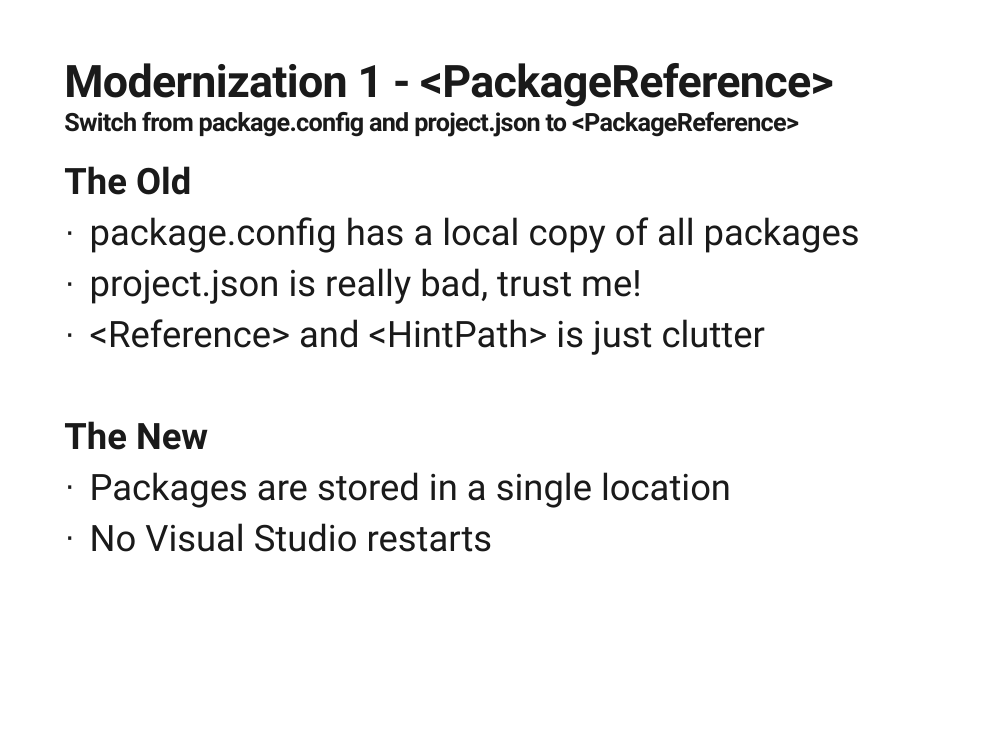
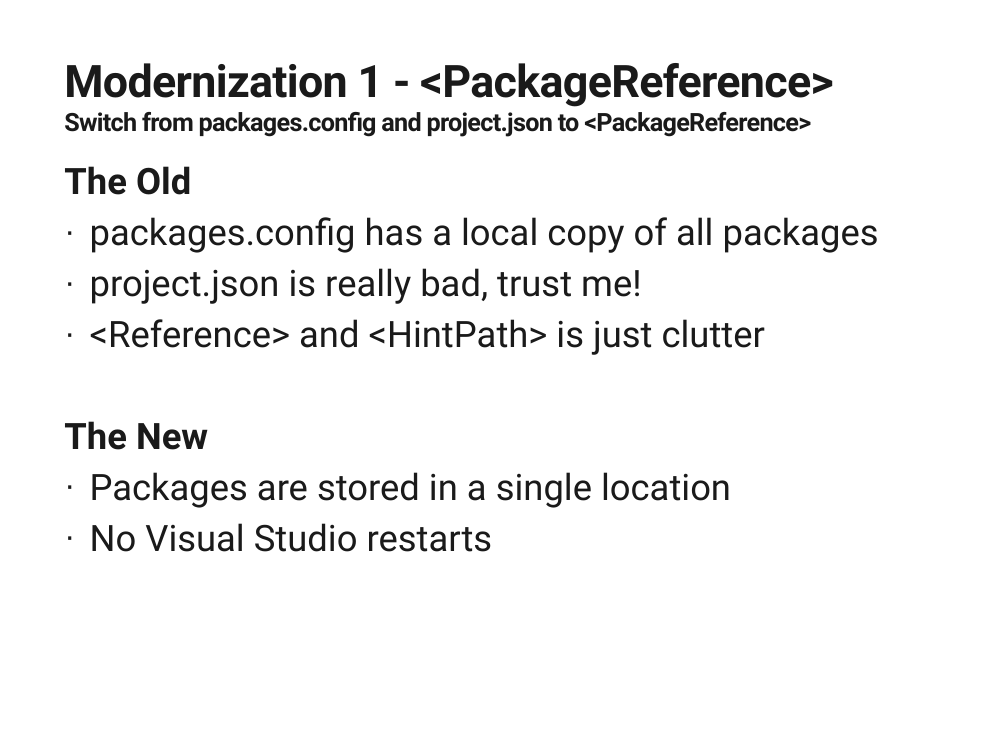
Before and after one commit to mattleibow/ModernizingProjectsDemo, a slide deck: slide 4 of Slides.pptx. Drawn at 1008x756 pixels with LibreOffice and Linux fonts; fonts in the diff are those of the drawing; background and template pictures are left out. Boxes give left, top, right and bottom in pixels: in the first picture for what was removed or moved away, otherwise in the second. Text is boxed around its words. In the diff, an @@ line names an element or a change of style, - is before the commit and + after.

Commit message:
fixed a spelling error

```diff
--- a/Slides.pptx
+++ b/Slides.pptx
@@ title at (64, 63, 833, 137): text changed @@
-Modernization 1 - <PackageReference>
-Switch from package.config and project.json to <PackageReference>
+Modernization 1 - <PackageReference>
+Switch from packages.config and project.json to <PackageReference>
@@ text at (90, 217, 879, 253): text changed @@
-· package.config has a local copy of all packages
+· packages.config has a local copy of all packages
```
